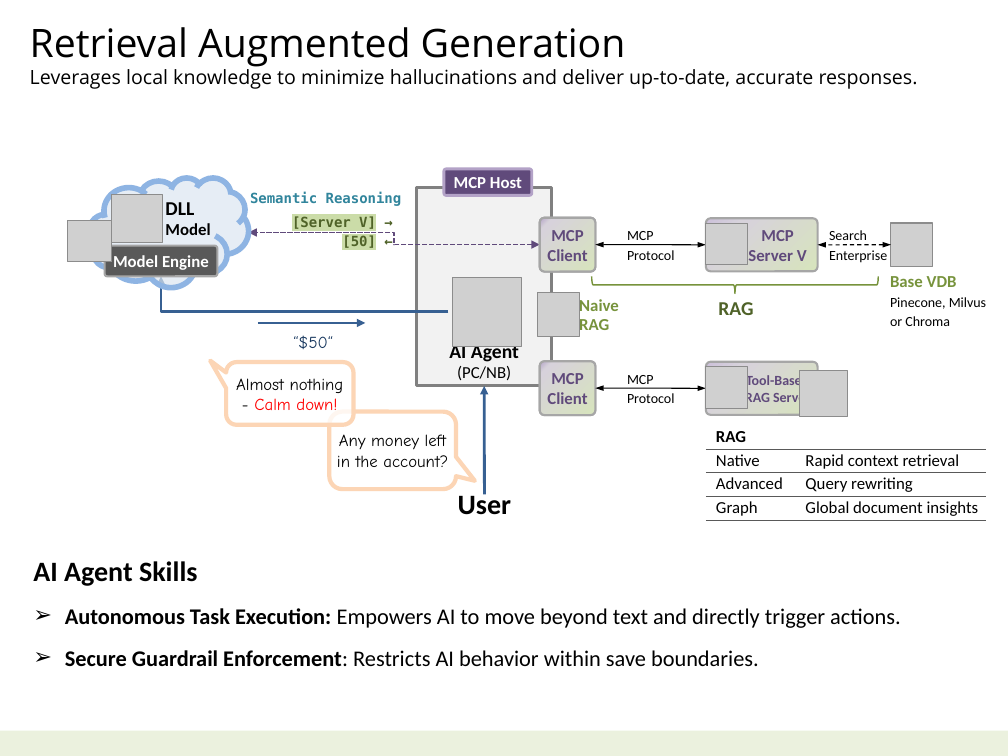
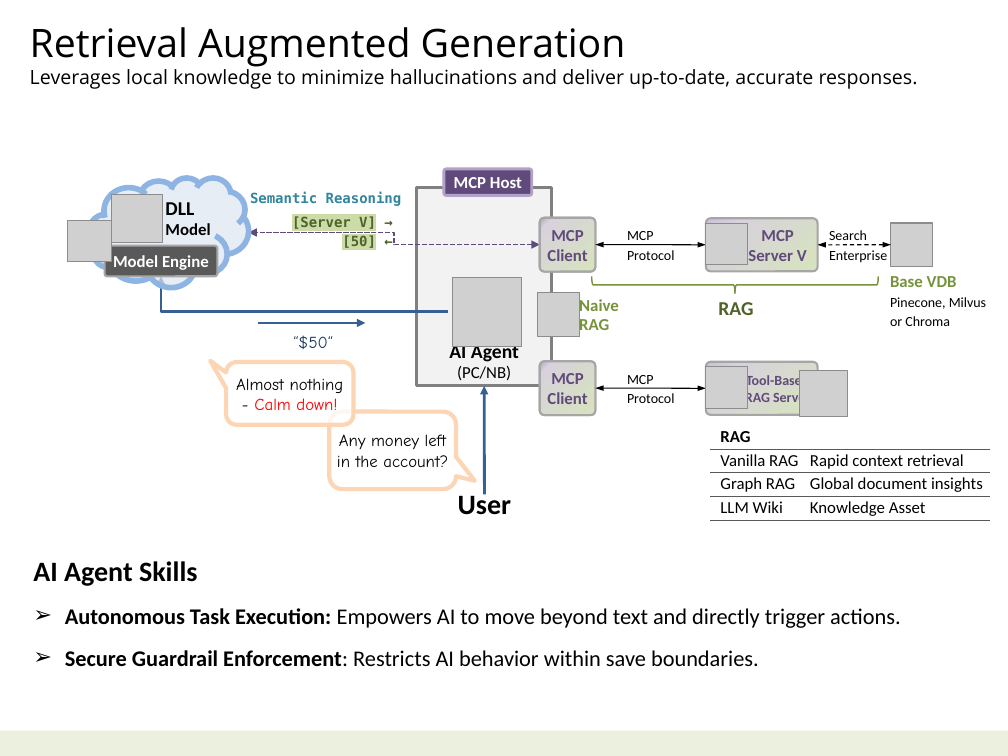
Before and after one commit to navibator/crazy-ai, a slide deck: slide 5 of ai-gemma.pptx. Drawn at 1008x756 pixels with LibreOffice and Linux fonts; fonts in the diff are those of the drawing; grey boxes stand for pictures. Boxes give left, top, right and bottom in pixels: in the first picture for what was removed or moved away, otherwise in the second. Text is boxed around its words. In the diff, an @@ line names an element or a change of style, - is before the commit and + after.

```diff
--- a/ai-gemma.pptx
+++ b/ai-gemma.pptx
@@ table at (711, 425, 991, 520) @@
-row 2, column 1: Native
+row 2, column 1: Vanilla RAG
-row 3, column 1: Advanced
+row 3, column 1: Graph RAG
-row 3, column 2: Query rewriting
+row 3, column 2: Global document insights
-row 4, column 1: Graph
+row 4, column 1: LLM Wiki
-row 4, column 2: Global document insights
+row 4, column 2: Knowledge Asset
@@ table: place and size @@
-table at (706, 425, 986, 520)
+table at (711, 425, 991, 520)
```
Also in this commit, not shown: 9 other slides changed, 4 slides added, 1 slide removed, 17 other files.
